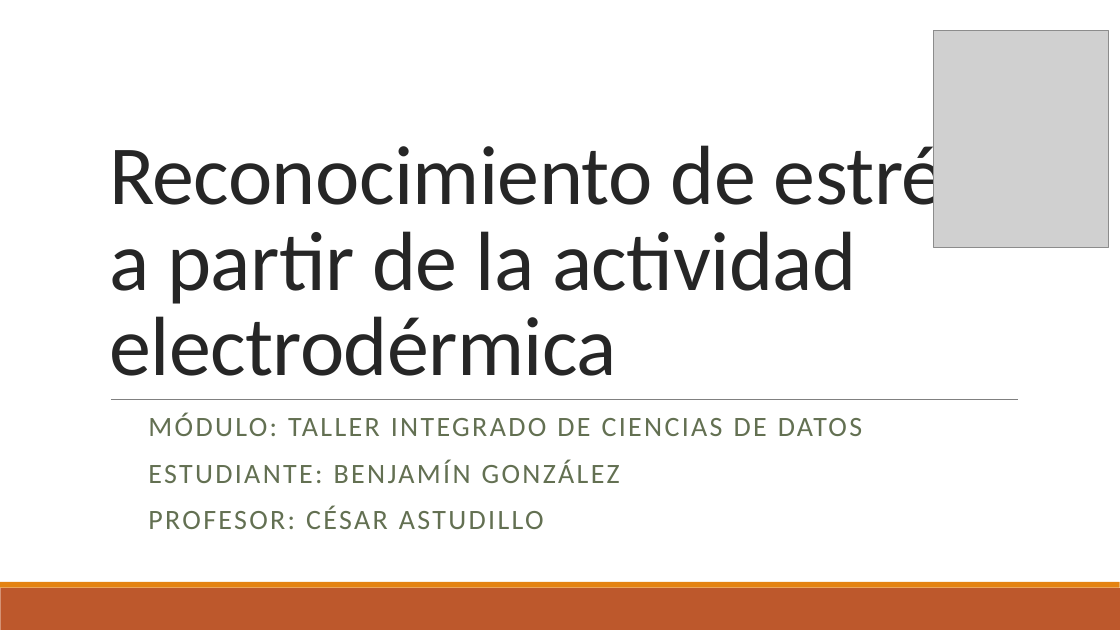
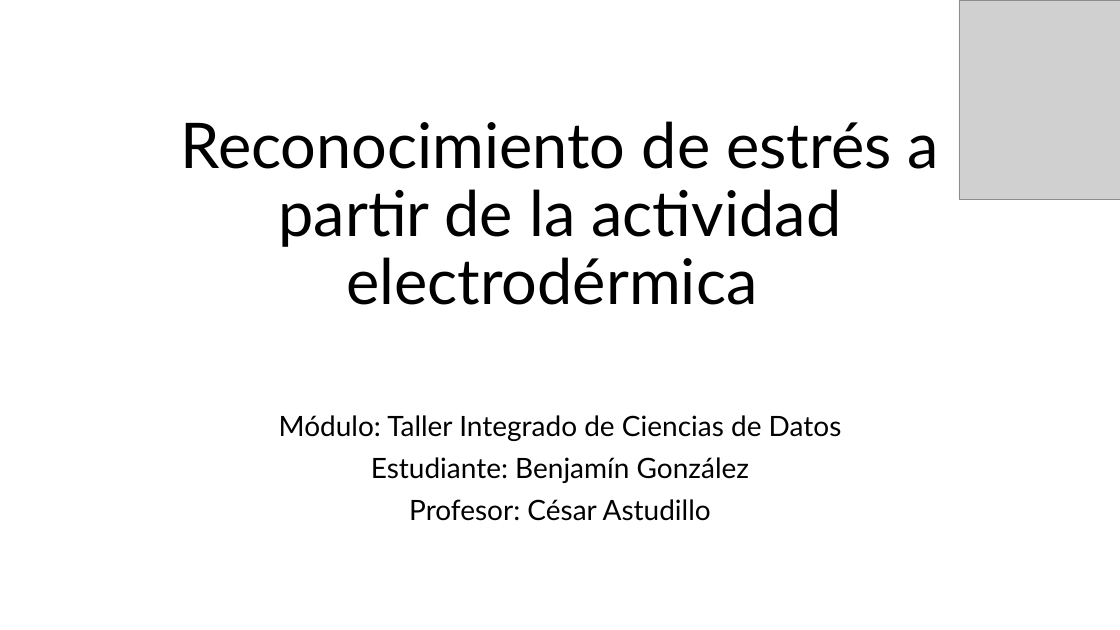
Before and after one commit to BenjaminGonzalezF/Stress-Recognition-from-Electrodermal-Activity, a slide deck: slide 1 of EDA.pptx. Drawn at 1120x630 pixels with LibreOffice and Linux fonts; fonts in the diff are those of the drawing; grey boxes stand for pictures. Boxes give left, top, right and bottom in pixels: in the first picture for what was removed or moved away, otherwise in the second. Text is boxed around its words. In the diff, an @@ line names an element or a change of style, - is before the commit and + after.

```diff
--- a/EDA.pptx
+++ b/EDA.pptx
@@ picture resized from (x1=933, y1=30, x2=1109, y2=247) to (x1=960, y1=0, x2=1120, y2=199) @@
@@ title "Reconocimiento de estrés a partir ..." moved from (x1=109, y1=135, x2=976, y2=376) to (x1=181, y1=121, x2=939, y2=305) @@
@@ title "Reconocimiento de estrés a partir ..." at (x1=181, y1=121, x2=939, y2=305): size 72 to 54 pt, font Calibri to Lato, text colour #262626 to #000000, letter spacing -0.5 to 0 pt; alignment left to centre; line spacing 0.85 to 0.9 @@
@@ line removed from (111, 399) to (1018, 399) @@
@@ subtitle at (x1=279, y1=415, x2=842, y2=521): text changed; font Calibri to Lato; text colour #637052 to #000000 @@
-MÓDULO: TALLER INTEGRADO DE CIENCIAS DE DATOS
-ESTUDIANTE: BENJAMÍN GONZÁLEZ
-PROFESOR: CÉSAR ASTUDILLO
+Módulo: Taller Integrado de Ciencias de Datos
+Estudiante: Benjamín González
+Profesor: César Astudillo
@@ rectangle removed at (x1=0, y1=588, x2=1120, y2=630) @@
@@ rectangle removed at (x1=0, y1=582, x2=1120, y2=588) @@
```
Also in this commit, not shown: 11 other slides changed, 1 slide added, 1 slide removed, 3 other files.
